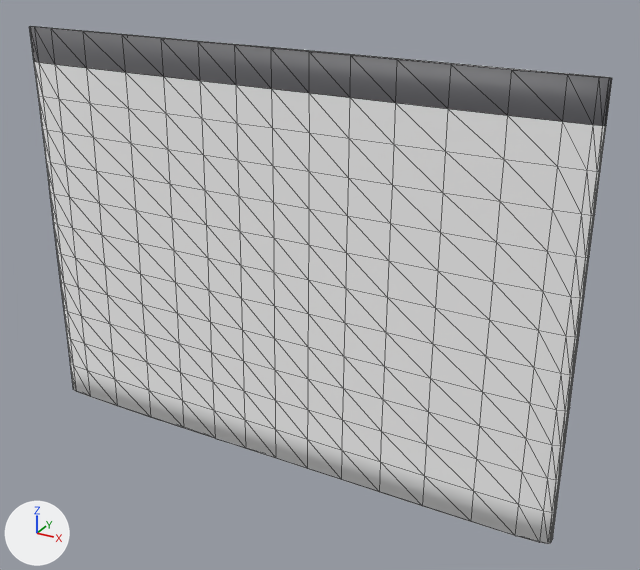
One commit to the glTF model public/models/sku/045-v1.glb: the scene before it, then after it.
Rendered twice from a 50 mm lens placed at (0.238, -0.385, 0.189), pointed at (0.022, 0.008, -0.007). Arrows for +X, +Y and +Z are at lower left; the lights stay in place. The picture after the commit comes second. Mesh edges are drawn as thin lines.

In view in the first picture: 'Docs045'.
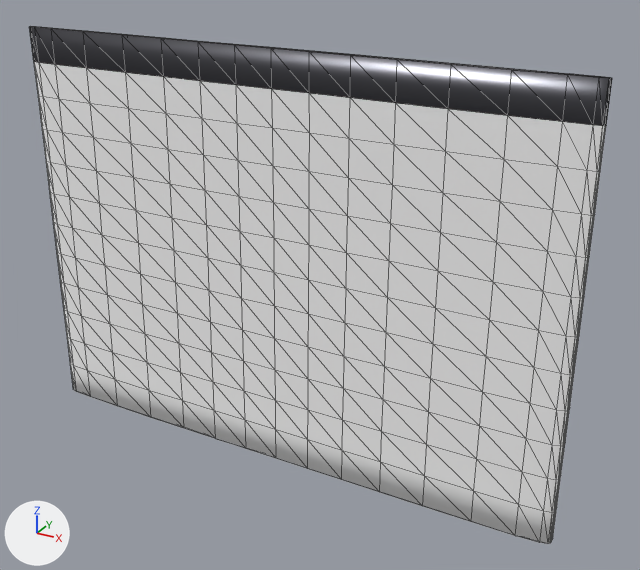
Patch to the scene script:
```diff
--- a/public/models/sku/045-v1.glb.py
+++ b/public/models/sku/045-v1.glb.py
@@ mat_reißverschluss @@
 mat_reißverschluss.base_color = (0.08, 0.08, 0.09)  # dark grey #505055
-mat_reißverschluss.sheen_weight = 1.0
+mat_reißverschluss.roughness = 0.28
+mat_reißverschluss.metallic = 1.0
```

What differs and where, as boxes [x1, y1, x2, y2] in the pictures (640 x 570 px):
'Docs045', surface changed
    both: [29, 26, 612, 128]
